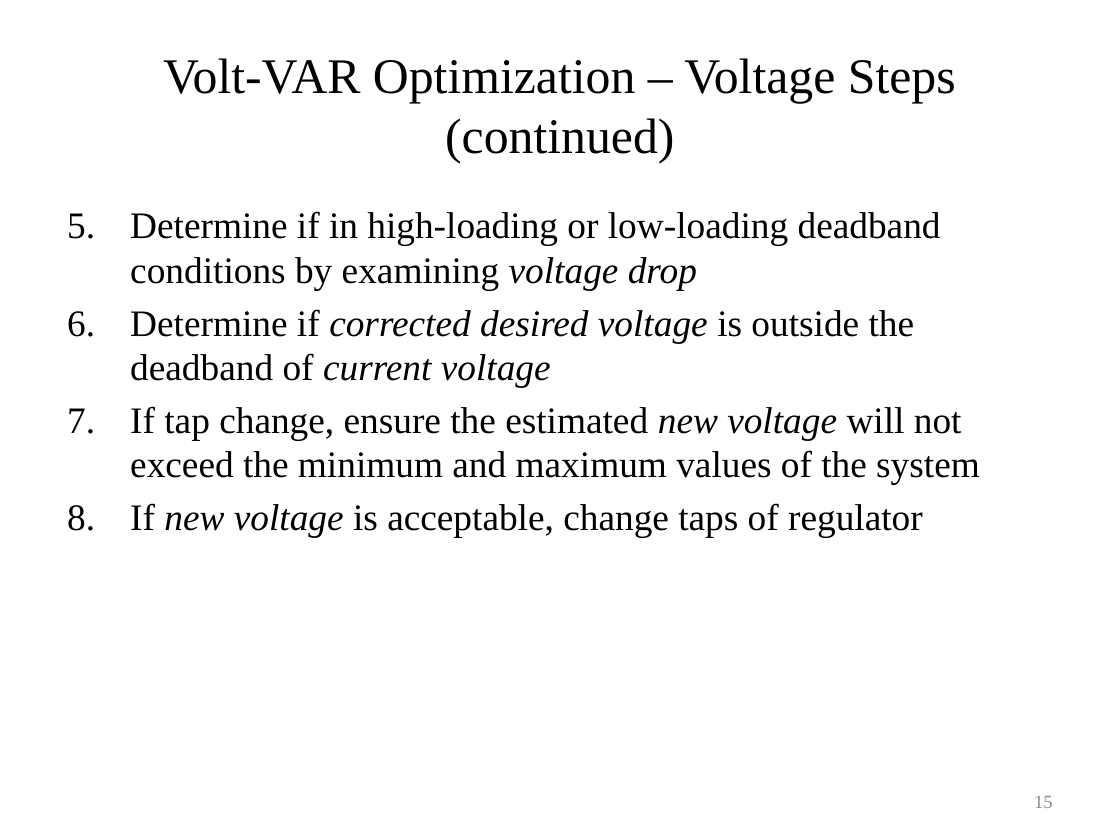
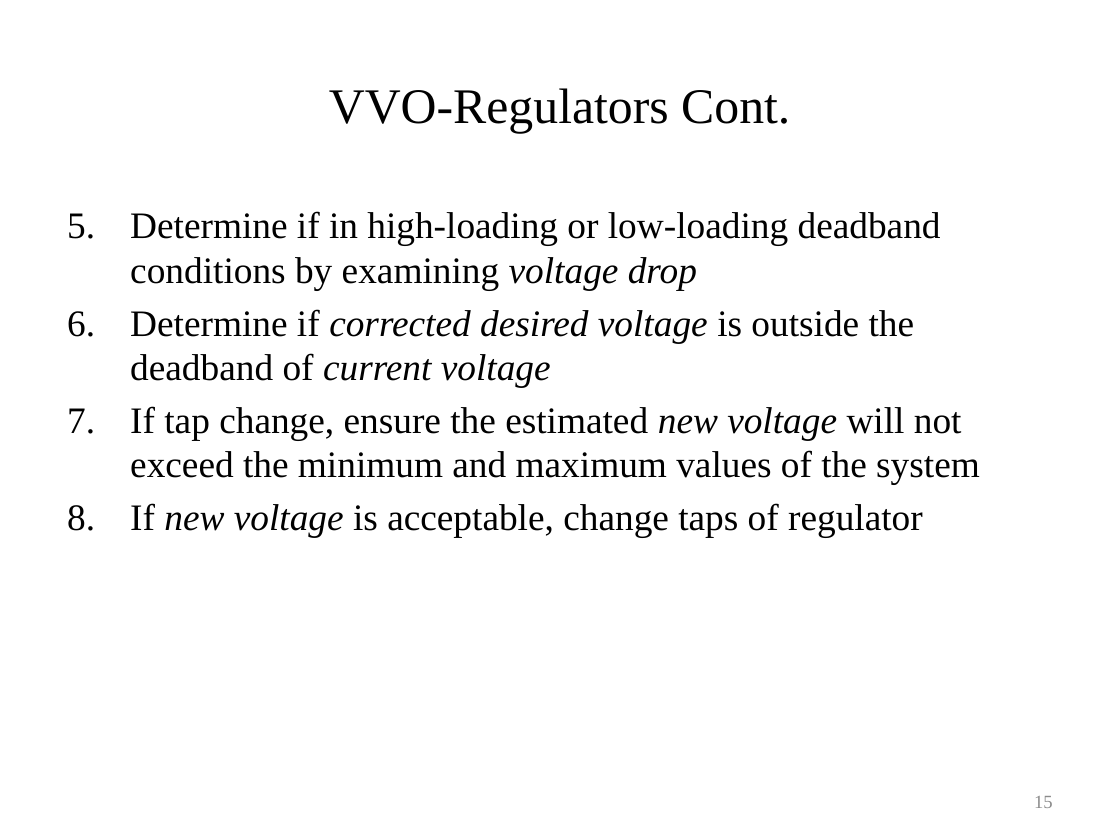
Before and after one commit to gridlab-d/course, a slide deck: slide 15 of University of Washington Class/Module 6 - Volt-VAR Optimization.pptx. Drawn at 1120x840 pixels with LibreOffice and Linux fonts; fonts in the diff are those of the drawing. Boxes give left, top, right and bottom in pixels: in the first picture for what was removed or moved away, otherwise in the second. Text is boxed around its words. In the diff, an @@ line names an element or a change of style, - is before the commit and + after.

```diff
--- a/University of Washington Class/Module 6 - Volt-VAR Optimization.pptx
+++ b/University of Washington Class/Module 6 - Volt-VAR Optimization.pptx
@@ title at [329, 88, 790, 133]: text changed @@
-Volt-VAR Optimization – Voltage Steps (continued)
+VVO-Regulators Cont.
```
Also in this commit, not shown: 9 other slides changed.
